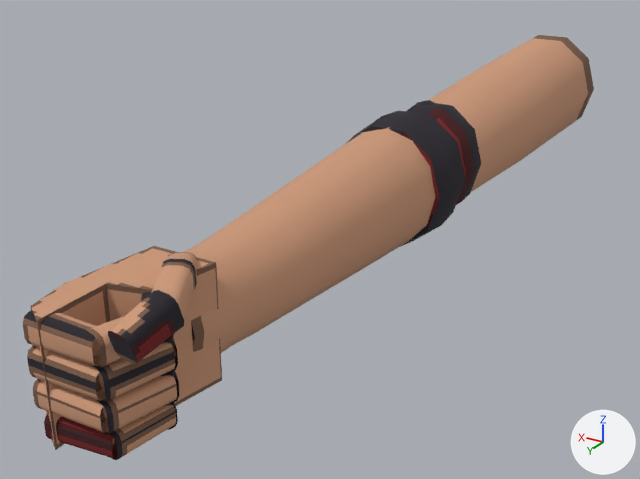
A saved change to the glTF model templates/models/arms/arm_bare_R.glb.
One viewpoint serves both versions: a camera (50 mm lens) standing at (-0.27, 0.316, 0.218) and looking at (0.045, -0.209, -0.045). Arrows for +X, +Y and +Z are at lower right; the lights stay in place. The first picture is the older version. Vertices at exactly the same position are counted once.

In view in the first picture: 'arm_bare_R mesh'.
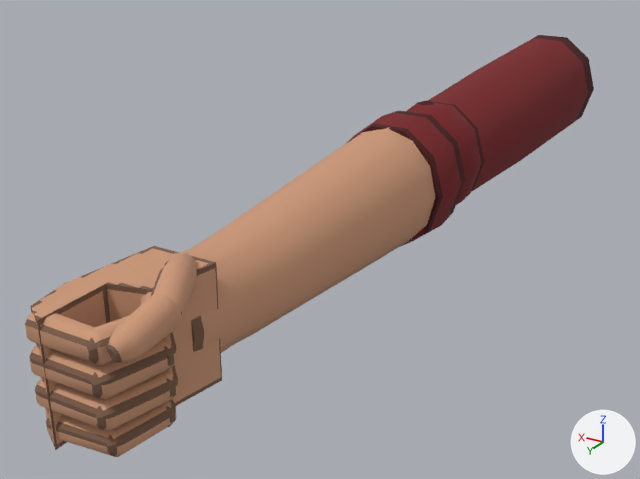
The change, as a diff of the scene's bpy script:
```diff
--- a/templates/models/arms/arm_bare_R.glb.py
+++ b/templates/models/arms/arm_bare_R.glb.py
@@ me_arm_bare_r @@
 # used by ob_arm_bare_r_mesh; location = (0.0, 0.0, 0.0)
-me_arm_bare_r.from_pydata(...)  # 750 vertices, 1150 faces; spans x -0.048..0.055, y -0.6..0.088, z -0.049..0.049
+me_arm_bare_r.from_pydata(...)  # 1030 vertices, 1960 faces; spans x -0.048..0.055, y -0.6..0.088, z -0.049..0.049
+# me_arm_bare_r part 1: the loose piece of 24 vertices spanning x -0.02..0.02, y 0.074..0.088, z 0.018..0.033 is rebuilt with 40 vertices and now spans x -0.02..0.023, y 0.074..0.088, z 0.018..0.033
+# me_arm_bare_r part 2: the loose piece of 24 vertices spanning x -0.032..-0.01, y 0.046..0.085, z 0.0..0.017 is rebuilt with 40 vertices and now spans x -0.032..-0.01, y 0.047..0.087, z 0.0..0.017
+# me_arm_bare_r part 3: the loose piece of 24 vertices spanning x -0.029..-0.001, y 0.03..0.056, z -0.032..-0.019 is rebuilt with 48 vertices and now spans x -0.028..0.0, y 0.03..0.055, z -0.032..-0.019
+# me_arm_bare_r part 4: the loose piece of 24 vertices spanning x -0.02..0.02, y 0.074..0.088, z -0.016..-0.001 is rebuilt with 40 vertices and now spans x -0.02..0.023, y 0.074..0.088, z -0.016..-0.001
+# me_arm_bare_r part 5: the loose piece of 24 vertices spanning x -0.032..-0.003, y 0.028..0.058, z 0.018..0.033 is rebuilt with 48 vertices and now spans x -0.032..-0.003, y 0.028..0.057, z 0.018..0.033
+# me_arm_bare_r part 6: the loose piece of 24 vertices spanning x -0.029..-0.011, y 0.046..0.082, z -0.032..-0.019 is rebuilt with 40 vertices and now spans x -0.028..-0.012, y 0.046..0.083, z -0.032..-0.019
+# me_arm_bare_r part 7: the loose piece of 24 vertices spanning x -0.044..-0.025, y 0.052..0.085, z 0.022..0.046 is rebuilt with 48 vertices and now spans x -0.044..-0.026, y 0.05..0.088, z 0.023..0.046
+# me_arm_bare_r part 8: the loose piece of 24 vertices spanning x -0.021..0.018, y 0.072..0.087, z -0.032..-0.019 is rebuilt with 40 vertices and now spans x -0.021..0.02, y 0.072..0.087, z -0.032..-0.019
+# me_arm_bare_r part 9: a new loose piece of 48 vertices spanning x -0.032..-0.003, y 0.028..0.057, z -0.016..-0.001, in mat_retro (picture img_image_0)
+# me_arm_bare_r part 10: a new loose piece of 40 vertices spanning x -0.031..0.002, y 0.002..0.04, z 0.021..0.048, in mat_retro (picture img_image_0)
+# me_arm_bare_r part 11: 11 vertices moved from x -0.023..-0.003, y 0.031..0.085, z -0.016..0.029 to x -0.032..0.023, y 0.053..0.085, z -0.012..0.029; 156 vertices removed from x -0.044..0.02, y 0.002..0.088, z -0.016..0.049; 196 vertices added at x -0.043..0.023, y 0.026..0.088, z -0.016..0.049
+# me_arm_bare_r part 12: 524 kept faces spanning x -0.048..0.055, y -0.6..0.018, z -0.049..0.049 get new texture (UV) coordinates
 me_arm_bare_r.materials.append(mat_retro)
```

What differs and where, as boxes (x1, y1, x2, y2) in the pictures (640 x 479 px; the box of a moved part takes in the faces that stretch with it):
'arm_bare_R mesh', reshaped: before (23, 35, 594, 460); after (25, 35, 594, 457)
part 1 of me_arm_bare_r, rebuilt (10% narrower, 11% shorter): before (23, 310, 101, 366); after (25, 313, 95, 363)
part 2 of me_arm_bare_r, rebuilt (7% shorter): before (90, 342, 175, 402); after (91, 343, 171, 399)
part 3 of me_arm_bare_r, rebuilt (mostly hidden): before (166, 403, 178, 430); after (160, 399, 177, 427)
part 4 of me_arm_bare_r, rebuilt: before (33, 379, 109, 432); after (35, 379, 101, 427)
part 5 of me_arm_bare_r, rebuilt (mostly hidden): before (141, 292, 174, 340); after (141, 292, 167, 338)
part 6 of me_arm_bare_r, rebuilt: before (109, 405, 176, 460); after (106, 405, 172, 457)
part 7 of me_arm_bare_r, rebuilt: before (108, 290, 184, 364); after (107, 293, 182, 363)
part 8 of me_arm_bare_r, rebuilt: before (44, 414, 118, 459); after (46, 415, 111, 454)
part 9 of me_arm_bare_r, added: after (157, 365, 179, 402)
part 10 of me_arm_bare_r, added: after (164, 253, 197, 283)
part 11 of me_arm_bare_r, moved or reshaped: before (27, 252, 197, 434); after (29, 261, 195, 431)
part 12 of me_arm_bare_r, surface changed (brown to red): (192, 35, 594, 342) in both
